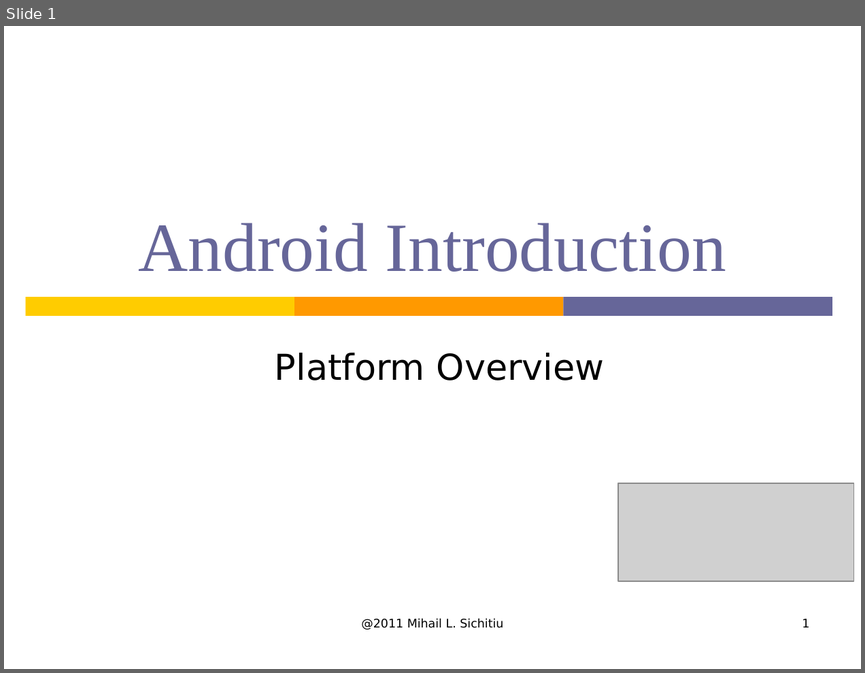
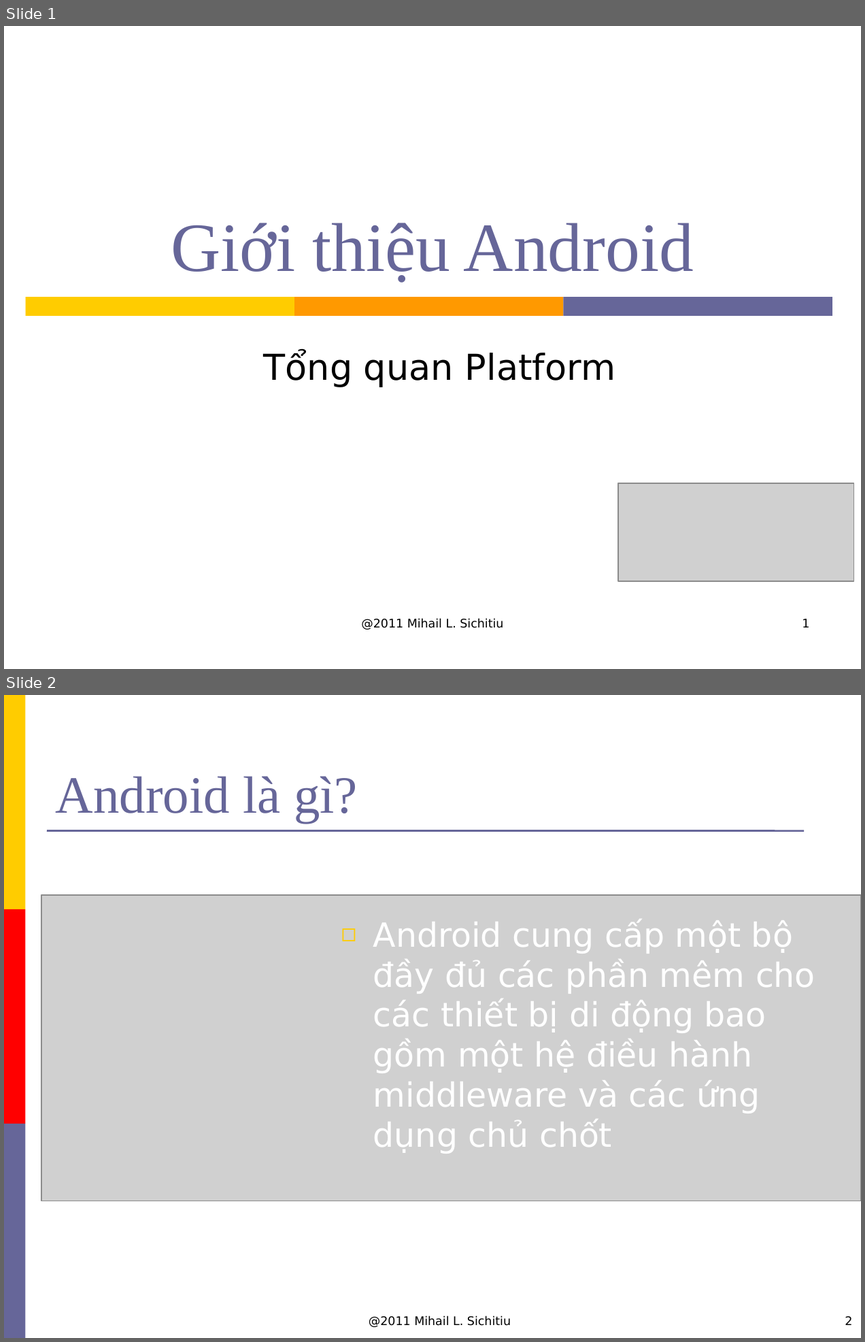
Before and after one commit to hungdien/google-map-api-and-map-on-android, a slide deck: Reports/Presentation.ppt. Shown one above the other, each under a label of ours: slide 1 before the commit, slides 1 and 2 after it. The pictures are 865x673 and 865x1342 pixels, drawn with LibreOffice and Linux fonts; fonts in the diff are those of the drawing; grey boxes stand for pictures; background and template pictures are left out. Boxes give left, top, right and bottom in pixels: in the first picture for what was removed or moved away, otherwise in the second. Text is boxed around its words. In the diff, an @@ line names an element or a change of style, - is before the commit and + after.

```diff
--- a/Reports/Presentation.ppt
+++ b/Reports/Presentation.ppt
@@ slide 2 added at (4,695,861,1338), background #FFFFFF @@
@@ rectangle added at (4,695,26,909), fill #FFCC00 @@
@@ title added at (56,776,358,823), 44 pt, text #666699 @@
+Android là gì?
@@ line added from (47, 830) to (804, 830), #666699 1.5 pt @@
@@ picture added at (41,895,861,1200) @@
@@ rectangle added at (4,909,26,1123), fill #FF0000 @@
@@ text added at (373,919,815,1153), 28 pt, text #FFFFFF @@
+◻ Android cung cấp một bộ đầy đủ các phần mêm cho các thiết bị di động bao gồm một hệ điều hành middleware và các ứng dụng chủ chốt
@@ rectangle added at (4,1123,26,1338), fill #666699 @@
@@ text added at (368,1316,511,1327), 10 pt, text #000000 @@
+@2011 Mihail L. Sichitiu
@@ page number added at (844,1316,852,1325), 10 pt, text #000000 @@
+2
@@ slide 1 changed as well @@
@@ title at (171,223,694,282): text changed @@
-Android Introduction
+Giới thiệu Android
@@ subtitle at (264,351,615,387): text changed @@
-Platform Overview
+Tổng quan Platform
```
Also in this commit, not shown: 3 other slides changed, 1 other slide added, 11 slides removed.
